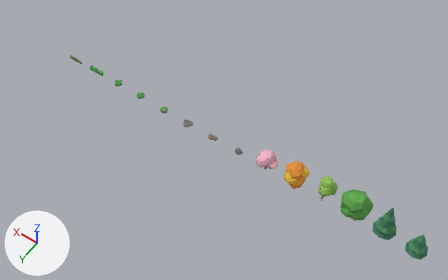
Renders of the glTF model assets/models/nature.glb from each side of a commit.
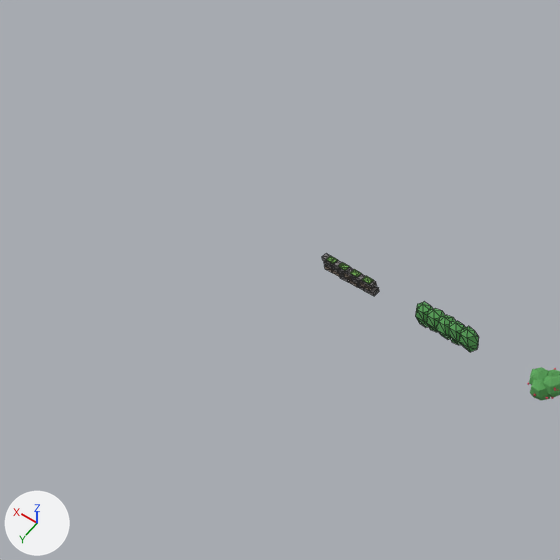
There are two pictures of each version: one whole from a 50 mm camera at (-3.6, 78.6, 125.2) aimed at (52.8, -0.4, 1.2), one close up on the part from 0% to 27% of the width and 0% to 43% of the height. Arrows for +X, +Y and +Z are at lower left; the lights stay in place. The last two pictures show the newer version. The close-ups show mesh edges as thin lines.

In view in the first close-up: 'Bush_Berry', 'Hedge', 'StoneWall'.
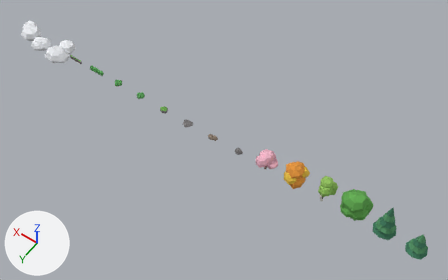
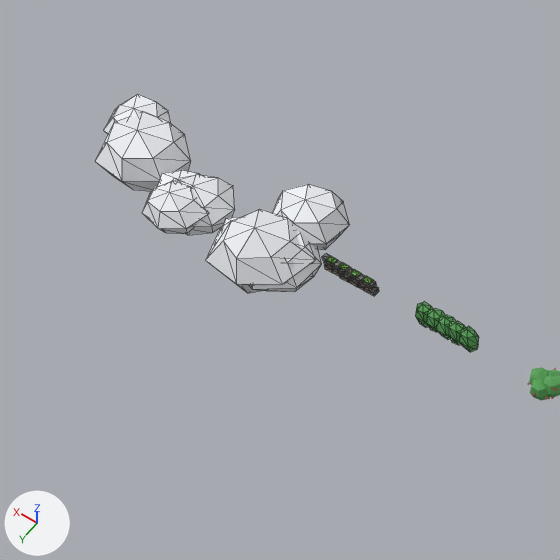
Edits to the bpy script that builds the scene:
```text
Add mat_nature_cloud:
    mat_nature_cloud = bpy.data.materials.new('Nature_Cloud')
    # nodes: BsdfPrincipled, Mix, OutputMaterial, VertexColor
    # colours: white #f6f8fd, mixed with the vertex colours
Add me_cloud_b:
    me_cloud_b.from_pydata(...)  # 115 vertices, 210 faces; spans x -5.94..6.58, y -3.82..4.32, z -1.46..2.49
    me_cloud_b.materials.append(mat_nature_cloud)
Add me_cloud_a:
    me_cloud_a.from_pydata(...)  # 115 vertices, 210 faces; spans x -5.74..1.65, y -4.32..4.79, z -1.73..2.77
    me_cloud_a.materials.append(mat_nature_cloud)
Add ob_cloud_b:
    ob_cloud_b = bpy.data.objects.new('Cloud_B', me_cloud_b)
    ob_cloud_b.location = (120.0, 0.0, 0.0)
Add ob_cloud_a:
    ob_cloud_a = bpy.data.objects.new('Cloud_A', me_cloud_a)
    ob_cloud_a.location = (112.0, 0.0, 0.0)
```

What differs and where, as boxes (x1, y1, x2, y2) in the close-ups (560 x 560 px):
'Cloud_B', added
    after: (95, 94, 235, 235)
'Cloud_A', added
    after: (205, 184, 350, 293)
